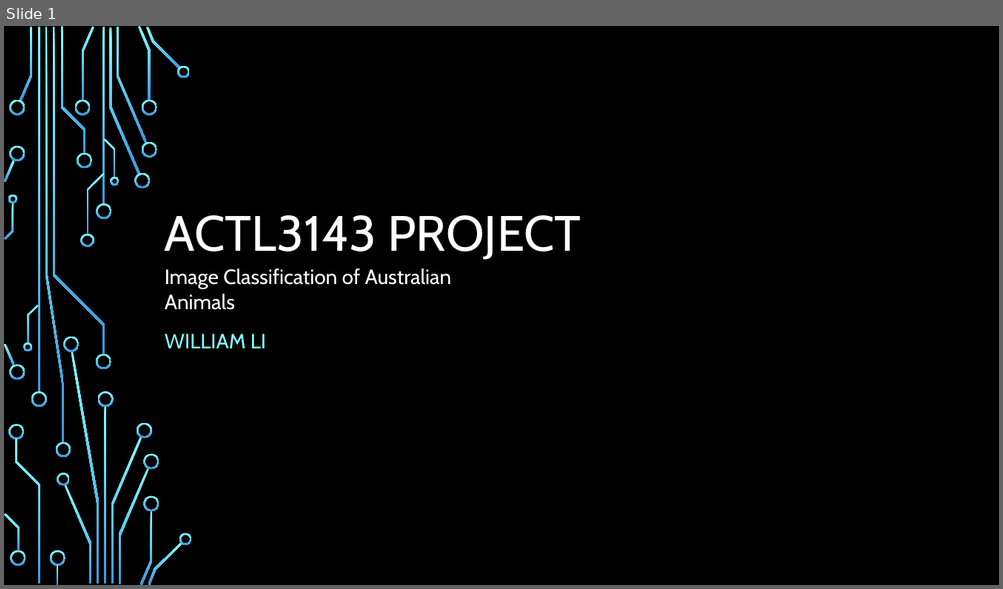
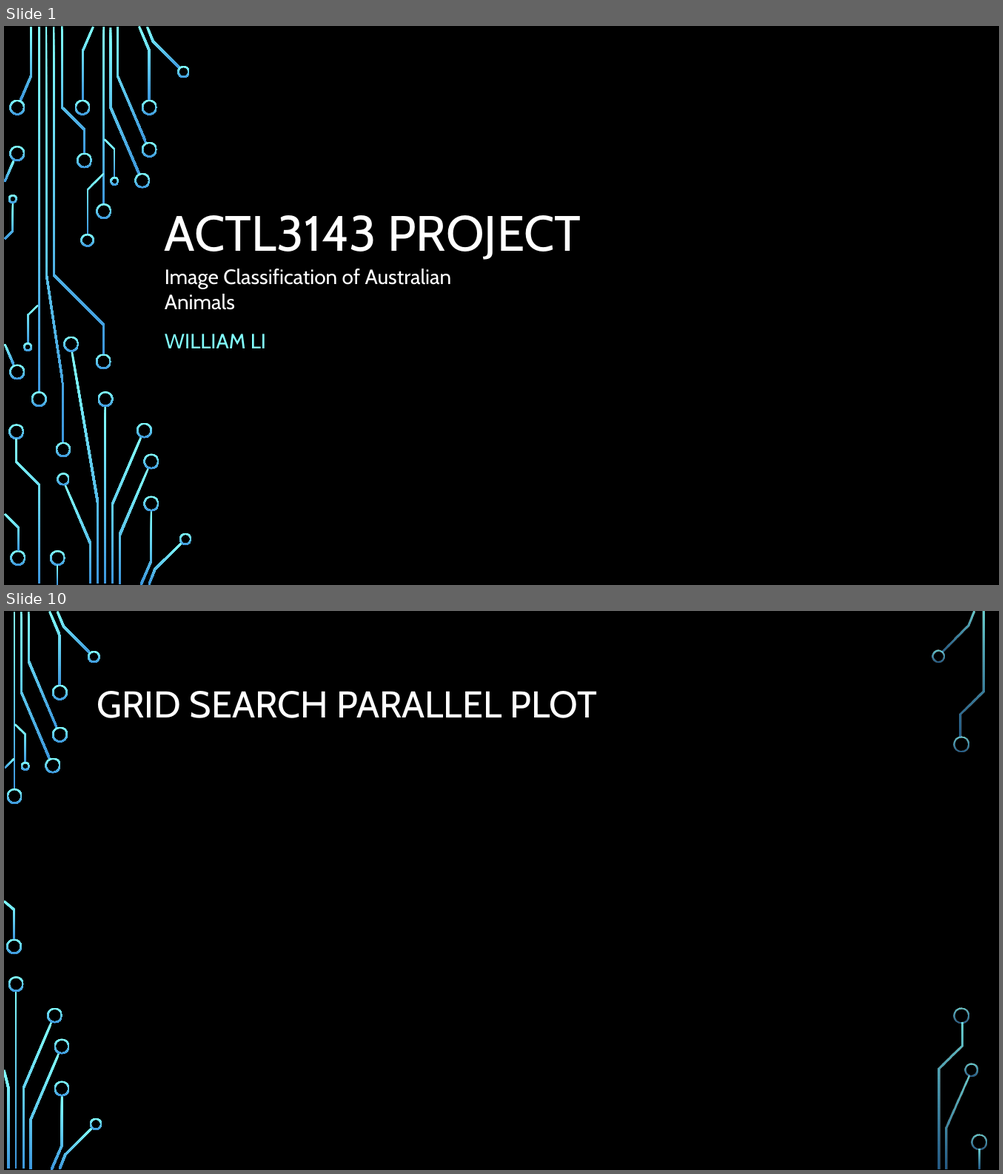
Before and after one commit to williamrjli/actl3143-project, a slide deck: ACTL3143 Video PowerPoint.pptx. Shown one above the other, each under a label of ours: slide 1 before the commit, slides 1 and 10 after it; the slides between them are not shown. The pictures are 1003x589 and 1003x1174 pixels, drawn with LibreOffice and Linux fonts; fonts in the diff are those of the drawing; background and template pictures are left out. Boxes give left, top, right and bottom in pixels: in the first picture for what was removed or moved away, otherwise in the second. Text is boxed around its words. In the diff, an @@ line names an element or a change of style, - is before the commit and + after.

Commit message:
added grid search zip

```diff
--- a/ACTL3143 Video PowerPoint.pptx
+++ b/ACTL3143 Video PowerPoint.pptx
@@ slide 10 added at [4,611,999,1170], background picture (left out) @@
@@ title added at [97,691,597,718], 36 pt, text #FFFFFF @@
+GRID SEARCH PARALLEL PLOT
@@ group added at [4,611,987,1170]: 33 freeform shapes, 3 rectangles @@
```
Also in this commit, not shown: 2 slides changed, 10 other slides added, 3 slides removed, 11 other files.
